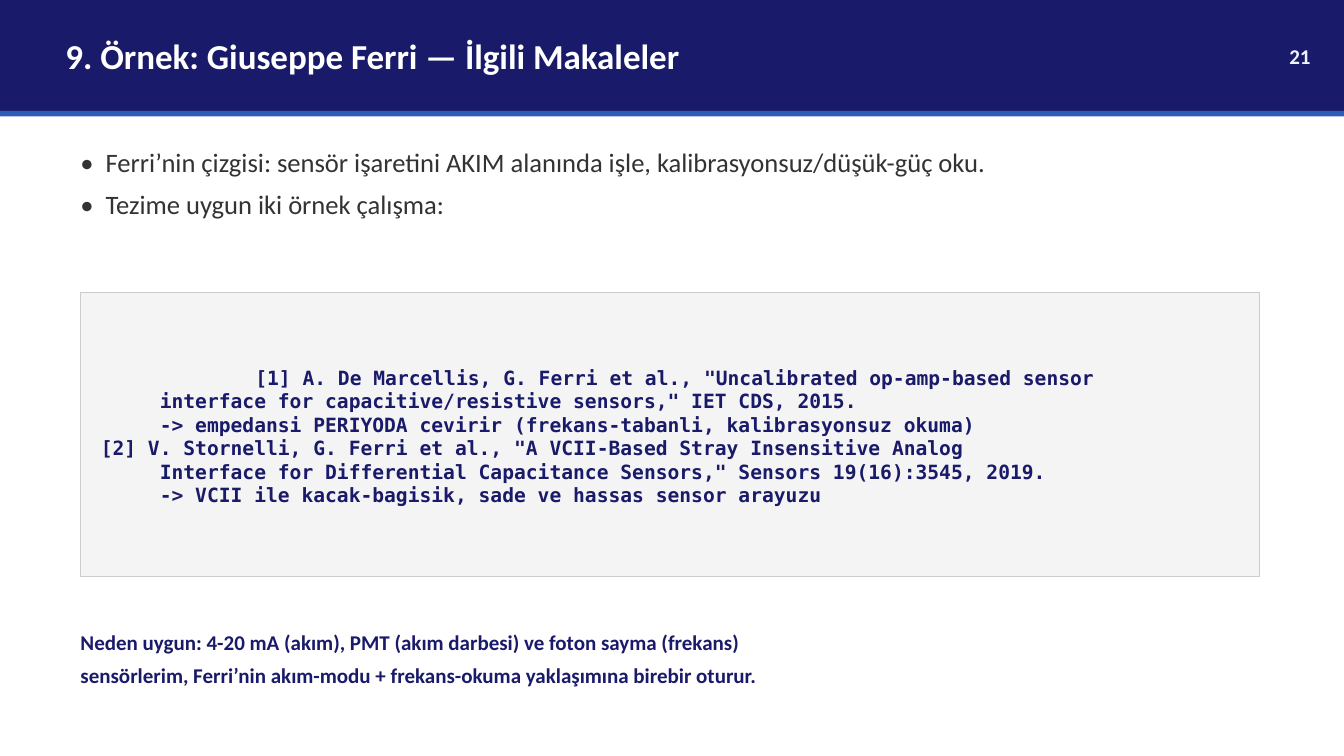
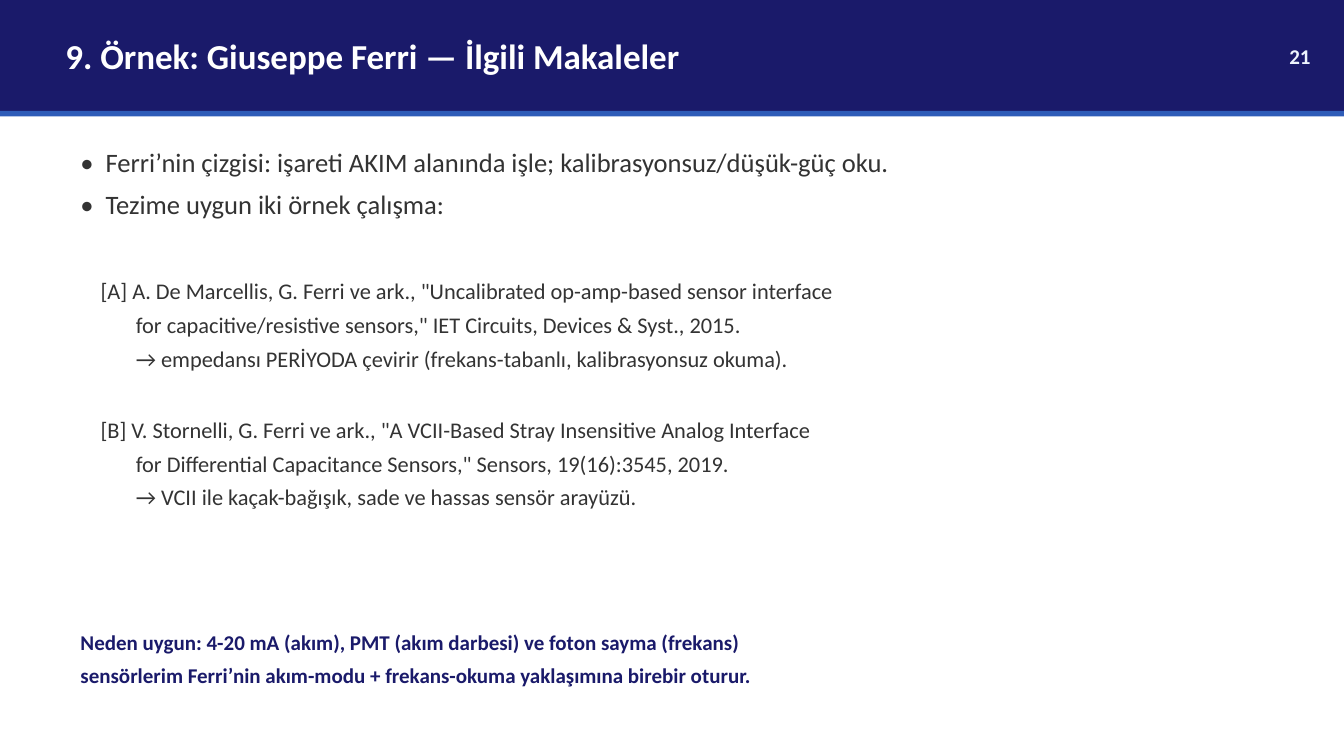
Before and after one commit to selinacr/selin, a slide deck: slide 21 of analog-filtre-tez/EEM537_Sunum_SelinACAR.pptx. Drawn at 1344x756 pixels with LibreOffice and Linux fonts; fonts in the diff are those of the drawing. Boxes give left, top, right and bottom in pixels: in the first picture for what was removed or moved away, otherwise in the second. Text is boxed around its words. In the diff, an @@ line names an element or a change of style, - is before the commit and + after.

```diff
--- a/analog-filtre-tez/EEM537_Sunum_SelinACAR.pptx
+++ b/analog-filtre-tez/EEM537_Sunum_SelinACAR.pptx
@@ text at [106, 153, 888, 177]: text changed @@
-• Ferri’nin çizgisi: sensör işaretini AKIM alanında işle, kalibrasyonsuz/düşük-güç oku.
+• Ferri’nin çizgisi: işareti AKIM alanında işle; kalibrasyonsuz/düşük-güç oku.
@@ text "[A] A. De Marcellis, G. ...": place and size @@
-text "[A] A. De Marcellis, G. ..." at [81, 292, 1260, 577]
+text "[A] A. De Marcellis, G. ..." at [101, 283, 832, 509]
@@ text "[A] A. De Marcellis, G. ..." at [101, 283, 832, 509]: vertical alignment middle to top; fill #F4F4F4 to none; outline #CCCCCC 0.75 pt to none @@
@@ text at [101, 283, 832, 509]: text changed; size 14 to 16 pt; font DejaVu Sans Mono to Calibri; text colour #1A1A6A to #333333; bold off @@
-[1] A. De Marcellis, G. Ferri et al., "Uncalibrated op-amp-based sensor
-interface for capacitive/resistive sensors," IET CDS, 2015.
--> empedansi PERIYODA cevirir (frekans-tabanli, kalibrasyonsuz okuma)
-[2] V. Stornelli, G. Ferri et al., "A VCII-Based Stray Insensitive Analog
-Interface for Differential Capacitance Sensors," Sensors 19(16):3545, 2019.
--> VCII ile kacak-bagisik, sade ve hassas sensor arayuzu
+[A] A. De Marcellis, G. Ferri ve ark., "Uncalibrated op-amp-based sensor interface
+for capacitive/resistive sensors," IET Circuits, Devices & Syst., 2015.
+→ empedansı PERİYODA çevirir (frekans-tabanlı, kalibrasyonsuz okuma).
+[B] V. Stornelli, G. Ferri ve ark., "A VCII-Based Stray Insensitive Analog Interface
+for Differential Capacitance Sensors," Sensors, 19(16):3545, 2019.
+→ VCII ile kaçak-bağışık, sade ve hassas sensör arayüzü.
@@ text at [80, 668, 751, 687]: text changed @@
-sensörlerim, Ferri’nin akım-modu + frekans-okuma yaklaşımına birebir oturur.
+sensörlerim Ferri’nin akım-modu + frekans-okuma yaklaşımına birebir oturur.
```
Also in this commit, not shown: 16 other slides changed, 2 slides added, 1 slide removed.
